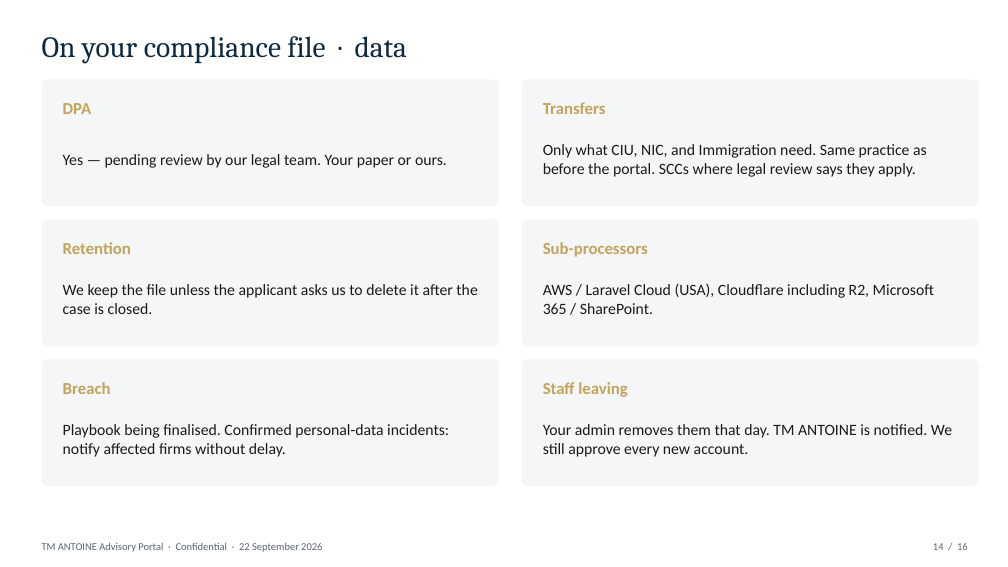
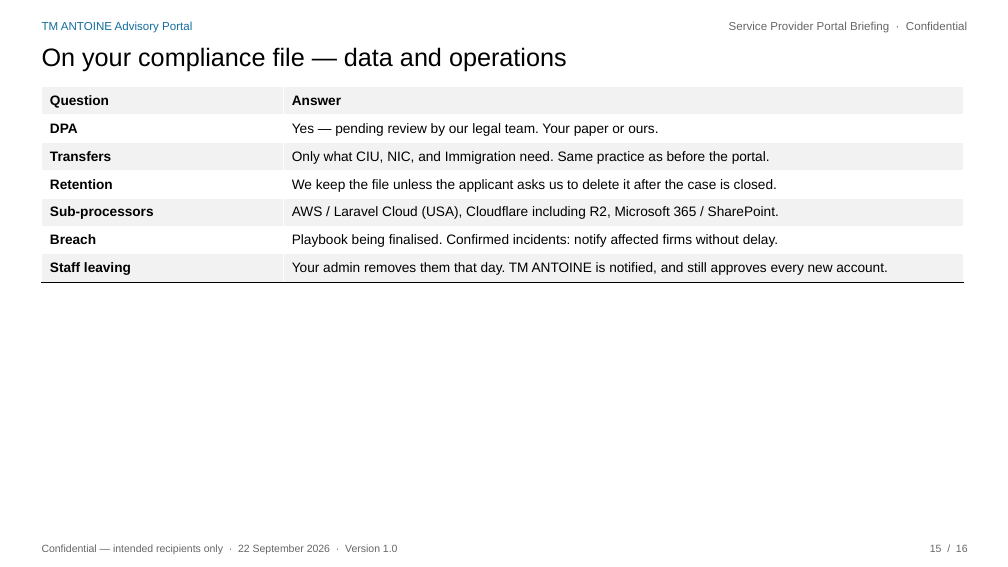
Before and after one commit to 4circlesinc/TMA-PORTAL, a slide deck: slide 15 of docs/TM-ANTOINE-Service-Provider-Webinar.pptx (slide 14 before the commit). Drawn at 1008x567 pixels with LibreOffice and Linux fonts; fonts in the diff are those of the drawing. Boxes give left, top, right and bottom in pixels: in the first picture for what was removed or moved away, otherwise in the second. Text is boxed around its words. In the diff, an @@ line names an element or a change of style, - is before the commit and + after.

```diff
--- a/docs/TM-ANTOINE-Service-Provider-Webinar.pptx
+++ b/docs/TM-ANTOINE-Service-Provider-Webinar.pptx
@@ text added at <box>42,21,192,33</box>, 11 pt, text #136DA0 @@
+TM ANTOINE Advisory Portal
@@ text added at <box>729,21,967,33</box>, 11 pt, text #666666 @@
+Service Provider Portal Briefing · Confidential
@@ text at <box>42,47,567,72</box>: text changed; size 28 to 24 pt; font Cambria to Arial; text colour #0E2841 to #000000 @@
-On your compliance file · data
+On your compliance file — data and operations
@@ rounded rectangle removed at <box>42,79,499,206</box> @@
@@ table added at <box>42,87,964,279</box>, 7 rows, 2 columns @@
+Question | Answer
+DPA | Yes — pending review by our legal team. Your paper or ours.
+Transfers | Only what CIU, NIC, and Immigration need. Same practice as before the portal.
+Retention | We keep the file unless the applicant asks us to delete it after the case is closed.
+Sub-processors | AWS / Laravel Cloud (USA), Cloudflare including R2, Microsoft 365 / SharePoint.
+Breach | Playbook being finalised. Confirmed incidents: notify affected firms without delay.
+Staff leaving | Your admin removes them that day. TM ANTOINE is notified, and still approves every new account.
@@ rounded rectangle removed at <box>522,79,979,206</box> @@
@@ text removed at <box>63,103,91,114</box> @@
-DPA
@@ text removed at <box>543,102,606,114</box> @@
-Transfers
@@ text removed at <box>543,144,927,177</box> @@
-Only what CIU, NIC, and Immigration need. Same practice as before the portal. SCCs where legal review says they apply.
@@ text removed at <box>63,154,447,168</box> @@
-Yes — pending review by our legal team. Your paper or ours.
@@ rounded rectangle removed at <box>42,219,499,346</box> @@
@@ rounded rectangle removed at <box>522,219,979,346</box> @@
@@ text removed at <box>63,242,131,254</box> @@
-Retention
@@ text removed at <box>543,242,648,257</box> @@
-Sub-processors
@@ text removed at <box>63,284,477,314</box> @@
-We keep the file unless the applicant asks us to delete it after the case is closed.
@@ text removed at <box>543,283,934,314</box> @@
-AWS / Laravel Cloud (USA), Cloudflare including R2, Microsoft 365 / SharePoint.
@@ rounded rectangle removed at <box>42,359,499,486</box> @@
@@ rounded rectangle removed at <box>522,359,979,486</box> @@
@@ text removed at <box>63,382,111,394</box> @@
-Breach
@@ text removed at <box>543,382,628,397</box> @@
-Staff leaving
@@ text removed at <box>63,424,449,457</box> @@
-Playbook being finalised. Confirmed personal-data incidents: notify affected firms without delay.
@@ text removed at <box>543,424,952,457</box> @@
-Your admin removes them that day. TM ANTOINE is notified. We still approve every new account.
@@ text at <box>42,544,398,554</box>: text changed; font Calibri to Arial; text colour #5A6570 to #666666 @@
-TM ANTOINE Advisory Portal · Confidential · 22 September 2026
+Confidential — intended recipients only · 22 September 2026 · Version 1.0
@@ text at <box>930,544,968,552</box>: text changed; font Calibri to Arial; text colour #5A6570 to #666666 @@
-14 / 16
+15 / 16
```
Also in this commit, not shown: 11 other slides changed, 4 slides added, 4 slides removed, 9 other files.
